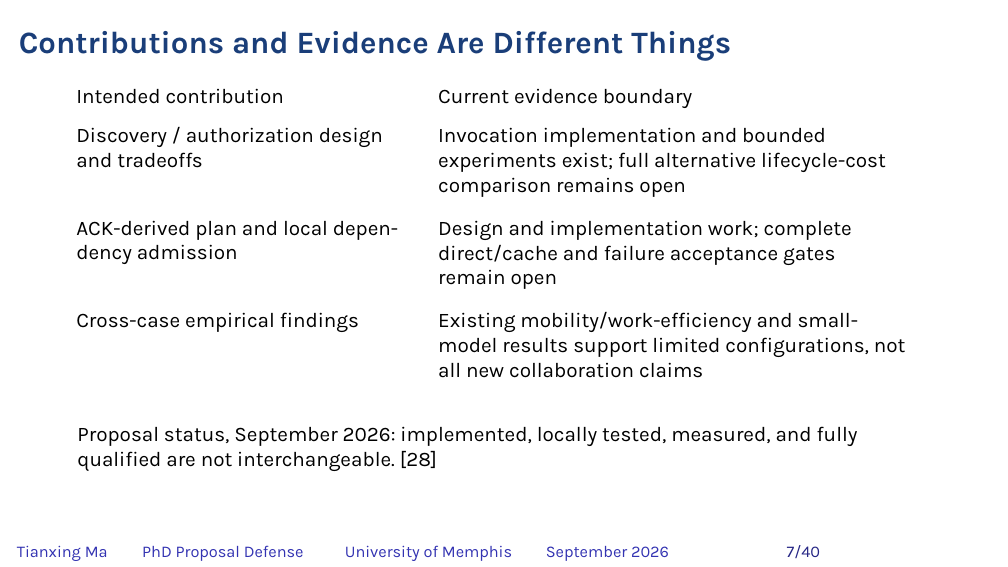
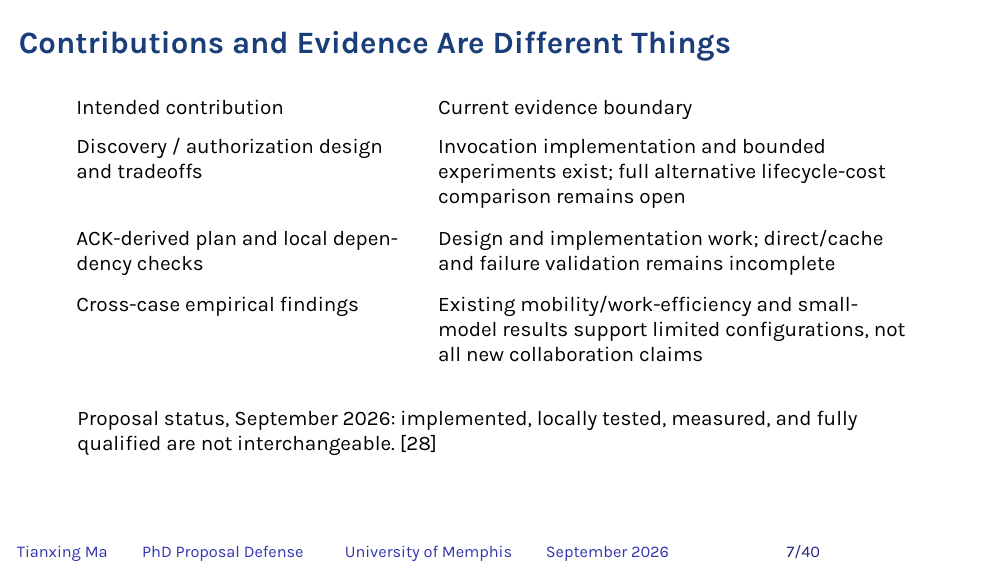
Before and after one commit to matianxing1992/NDN_Service_Framework, a slide deck: slide 7 of docs/PAPER/proposal-defense/slides/NDNSF_proposal_hybrid_editable.pptx. Drawn at 1008x567 pixels with LibreOffice and Linux fonts; fonts in the diff are those of the drawing; background and template pictures are left out. Boxes give left, top, right and bottom in pixels: in the first picture for what was removed or moved away, otherwise in the second. Text is boxed around its words. In the diff, an @@ line names an element or a change of style, - is before the commit and + after.

Commit message:
docs: audit proposal and slides sentence by sentence

```diff
--- a/docs/PAPER/proposal-defense/slides/NDNSF_proposal_hybrid_editable.pptx
+++ b/docs/PAPER/proposal-defense/slides/NDNSF_proposal_hybrid_editable.pptx
@@ 4 texts: place and size @@
-4 texts at bbox=[76, 88, 886, 197]
+4 texts at bbox=[76, 99, 886, 208]
@@ text at bbox=[76, 230, 398, 275]: text changed @@
-ACK-derived plan and local depen-dency admission
+ACK-derived plan and local depen-dency checks
@@ text at bbox=[438, 230, 884, 275]: text changed @@
-Design and implementation work; complete direct/cache and failure acceptance gates remain open
+Design and implementation work; direct/cache and failure validation remains incomplete
@@ 3 texts: place and size @@
-3 texts at bbox=[76, 312, 906, 471]
+3 texts at bbox=[76, 296, 906, 455]
```
Also in this commit, not shown: 18 other slides changed, 1 slide added, 1 slide removed, 28 other files.
